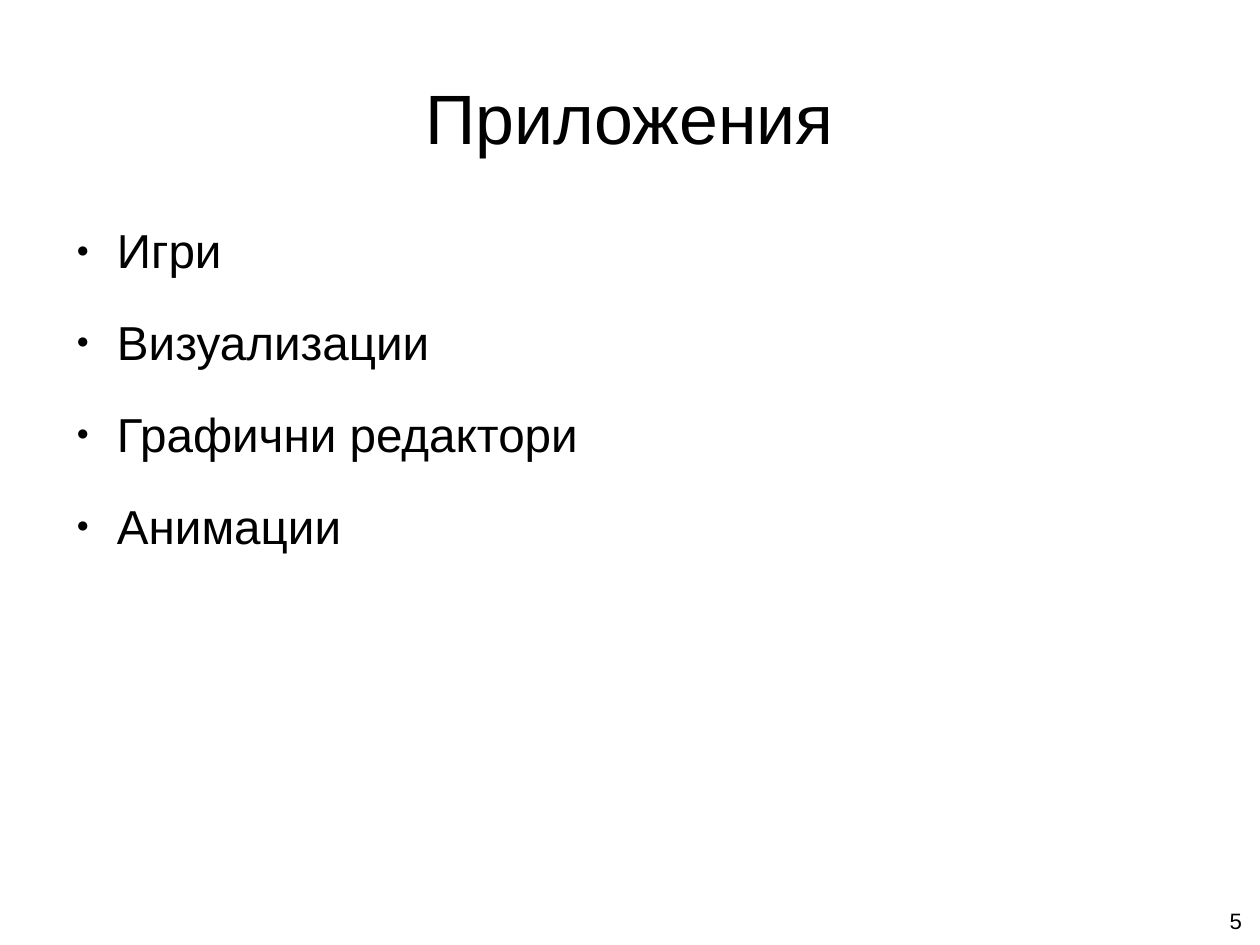
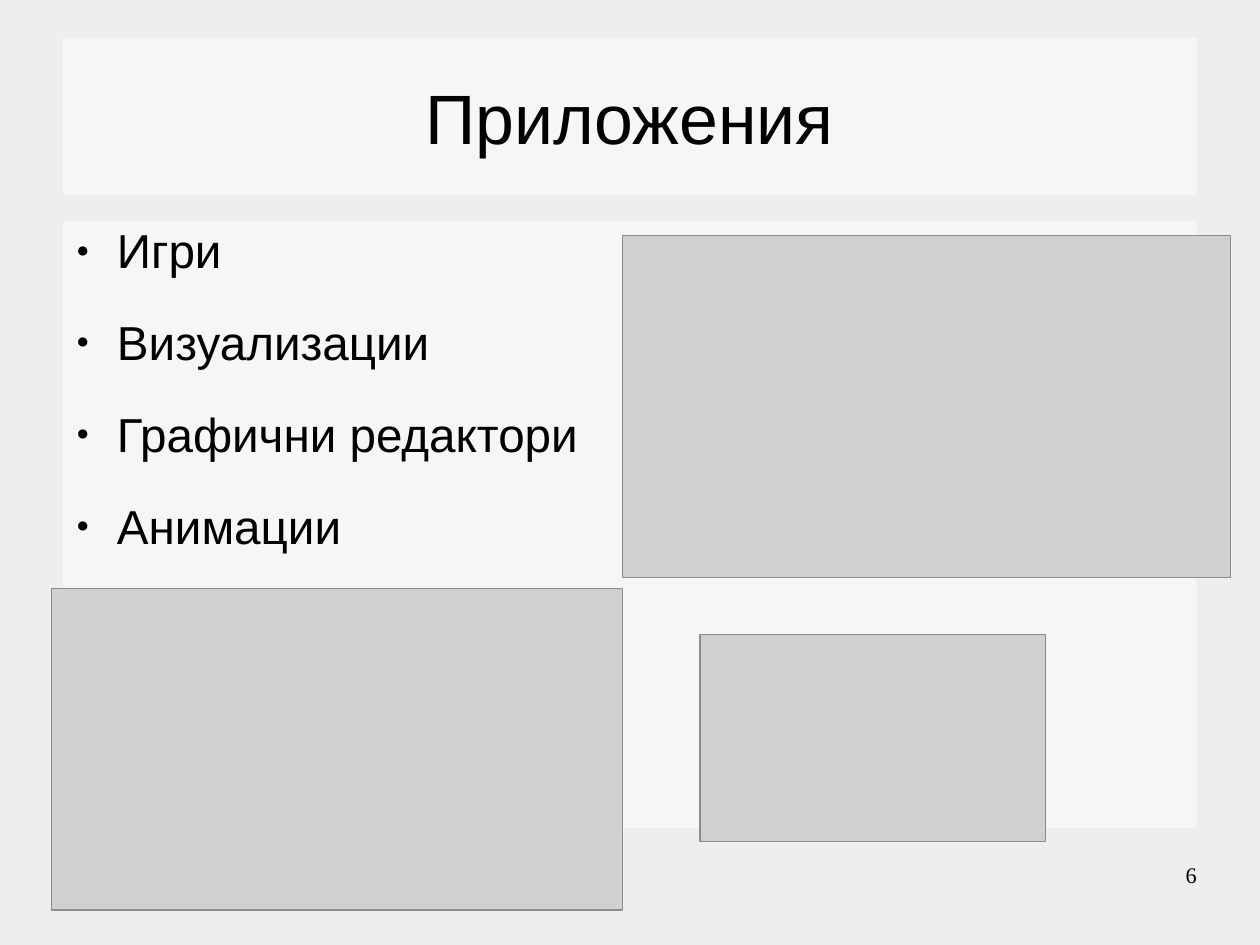
Before and after one commit to Galya777/web_technology_FMI_presentations, a slide deck: slide 6 of canvas.pptx (slide 5 before the commit). Drawn at 1260x945 pixels with LibreOffice and Linux fonts; fonts in the diff are those of the drawing; grey boxes stand for pictures; background and template pictures are left out. Boxes give left, top, right and bottom in pixels: in the first picture for what was removed or moved away, otherwise in the second. Text is boxed around its words. In the diff, an @@ line names an element or a change of style, - is before the commit and + after.

```diff
--- a/canvas.pptx
+++ b/canvas.pptx
@@ background picture (left out) to #EEEEEE @@
@@ title "Приложения": place and size @@
-title "Приложения" at [425, 96, 833, 157]
+title "Приложения" at [63, 38, 1197, 196]
@@ text "Игри": place and size @@
-text "Игри" at [117, 235, 578, 553]
+text "Игри" at [63, 221, 1197, 828]
@@ picture added at [622, 236, 1231, 579] @@
@@ picture added at [51, 589, 623, 910] @@
@@ picture added at [701, 635, 1046, 842] @@
@@ page number added at [1186, 868, 1197, 884], 14 pt, text #000000 @@
+6
@@ page number removed at [1230, 913, 1242, 930] @@
-5
```
Also in this commit, not shown: 6 other slides changed, 1 slide added, 6 other files.
